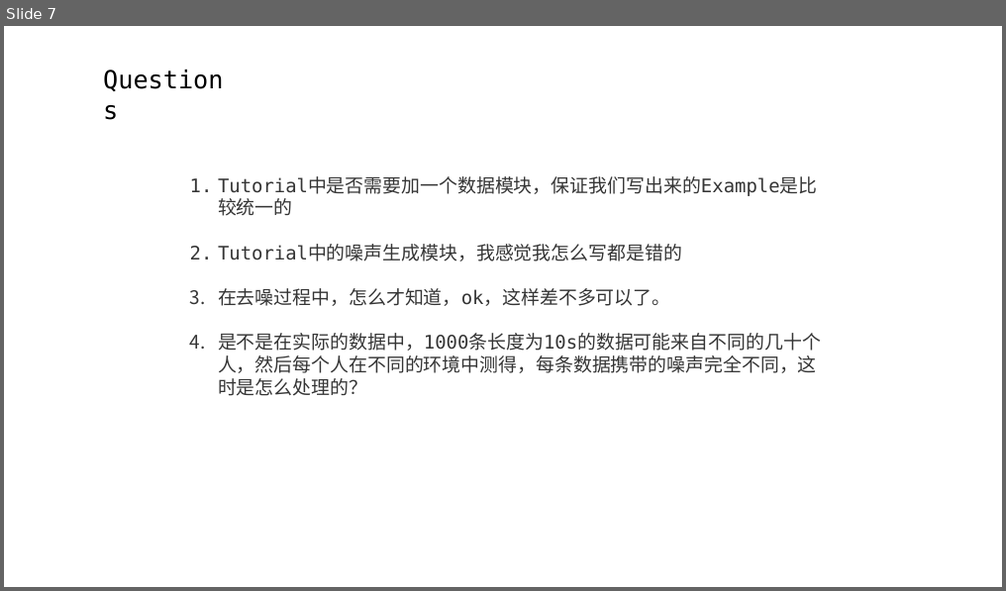
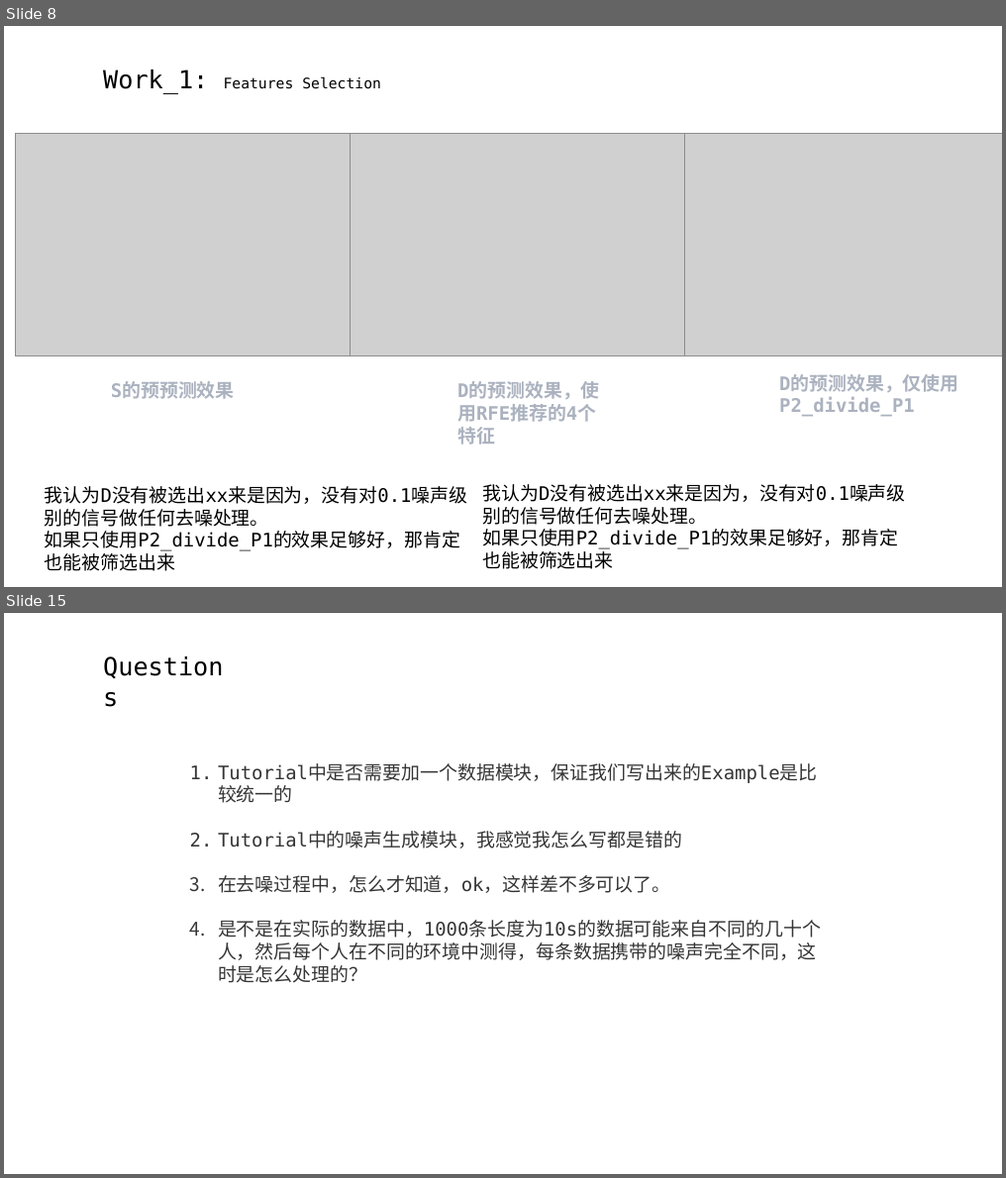
Before and after one commit to A-Big-Tortoise/Presentation, a slide deck: Presentation_821_JiayuChen.pptx. Shown one above the other, each under a label of ours: slide 7 before the commit, slides 8 and 15 after it; the slides between them are not shown. The pictures are 1006x591 and 1006x1178 pixels, drawn with LibreOffice and Linux fonts; fonts in the diff are those of the drawing; grey boxes stand for pictures. Boxes give left, top, right and bottom in pixels: in the first picture for what was removed or moved away, otherwise in the second. Text is boxed around its words. In the diff, an @@ line names an element or a change of style, - is before the commit and + after.

```diff
--- a/Presentation_821_JiayuChen.pptx
+++ b/Presentation_821_JiayuChen.pptx
@@ slide 8 added at (4, 26, 1002, 587), background #FFFFFF @@
@@ text added at (103, 70, 381, 94), 14 pt, text #000000 @@
+Work_1: Features Selection
@@ picture added at (16, 133, 350, 356) @@
@@ picture added at (350, 133, 684, 356) @@
@@ picture added at (684, 133, 1002, 356) @@
@@ text added at (779, 375, 958, 416), 18 pt, text #ABB2BF, bold @@
+D的预测效果，仅使用P2_divide_P1
@@ text added at (111, 382, 235, 398), 18 pt, text #ABB2BF, bold @@
+S的预预测效果
@@ text added at (457, 382, 600, 422), 18 pt, text #ABB2BF, bold @@
+D的预测效果，使用RFE推荐的4个特征
@@ text added at (45, 486, 467, 571), 18 pt, text #000000 @@
+我认为D没有被选出xx来是因为，没有对0.1噪声级别的信号做任何去噪处理。
+如果只使用P2_divide_P1的效果足够好，那肯定也能被筛选出来
@@ text added at (482, 484, 905, 570), 18 pt, text #000000 @@
+我认为D没有被选出xx来是因为，没有对0.1噪声级别的信号做任何去噪处理。
+如果只使用P2_divide_P1的效果足够好，那肯定也能被筛选出来
@@ what was slide 7 is now slide 15 @@
```
Also in this commit, not shown: 5 slides changed, 7 other slides added, 1 slide removed.
